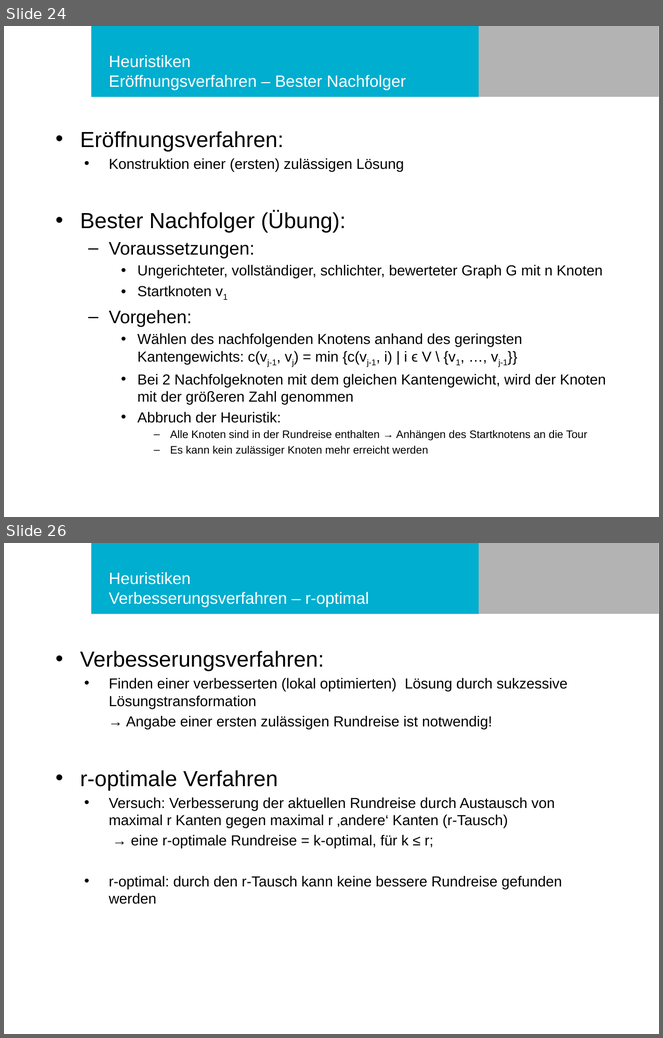
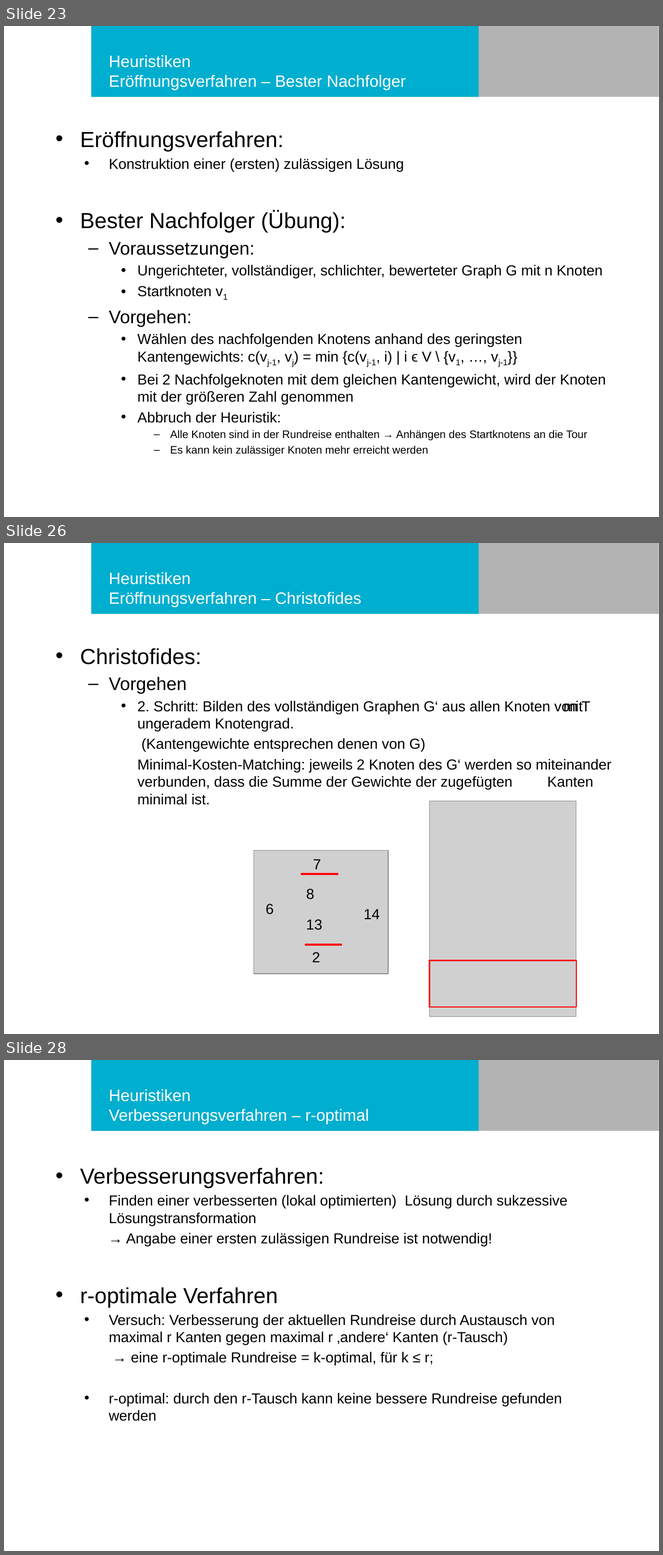
Before and after one commit to philurlaub/matlab2016, a slide deck: Präsentation.pptx. Shown one above the other, each under a label of ours: slides 24 and 26 before the commit, slides 23, 26 and 28 after it; the slides between them are not shown. The pictures are 663x1038 and 663x1555 pixels, drawn with LibreOffice and Linux fonts; fonts in the diff are those of the drawing; grey boxes stand for pictures; background and template pictures are left out. Boxes give left, top, right and bottom in pixels: in the first picture for what was removed or moved away, otherwise in the second. Text is boxed around its words. In the diff, an @@ line names an element or a change of style, - is before the commit and + after.

```diff
--- a/Präsentation.pptx
+++ b/Präsentation.pptx
@@ slide 26 added at <box>4,543,659,1034</box>, background #FFFFFF; not listed: 2 template elements that a slide beside it also shows @@
@@ title added at <box>109,572,361,607</box>, 18 pt, text #FFFFFF @@
+Heuristiken
+Eröffnungsverfahren – Christofides
@@ text added at <box>80,648,612,805</box>, 16 pt, text #000000 @@
+• Christofides:
+  – Vorgehen
+    • 2. Schritt: Bilden des vollständigen Graphen G‘ aus allen Knoten von T mit ungeradem Knotengrad.
+    (Kantengewichte entsprechen denen von G)
+    Minimal-Kosten-Matching: jeweils 2 Knoten des G‘ werden so miteinander verbunden, dass die Summe der Gewichte der zugefügten Kanten minimal ist.
@@ picture added at <box>430,801,577,1017</box> @@
@@ picture added at <box>254,850,388,974</box> @@
@@ text added at <box>313,859,321,870</box>, 16 pt, text #000000 @@
+7
@@ line added from (301, 874) to (338, 874), #FF0000 2 pt @@
@@ text added at <box>306,889,314,900</box>, 16 pt, text #000000 @@
+8
@@ text added at <box>266,904,274,915</box>, 16 pt, text #000000 @@
+6
@@ text added at <box>364,909,380,919</box>, 16 pt, text #000000 @@
+14
@@ text added at <box>306,919,322,930</box>, 16 pt, text #000000 @@
+13
@@ line added from (305, 945) to (342, 945), #FF0000 2 pt @@
@@ text added at <box>312,952,321,963</box>, 16 pt, text #000000 @@
+2
@@ rectangle added at <box>430,961,577,1007</box>, outline #FF0000 1.25 pt @@
@@ what was slide 24 is now slide 23 @@
@@ what was slide 26 is now slide 28 @@
```
Also in this commit, not shown: 7 slides changed, 3 other slides added, 3 slides removed.
